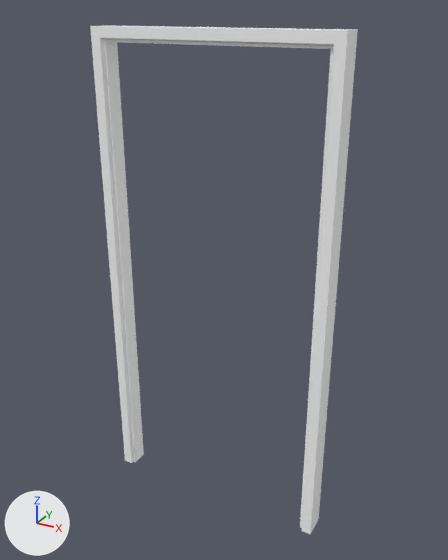
The glTF model assets/doors/doorway_3.glb as it was, and as the next commit left it.
Before and after are seen from a camera (50 mm lens) standing at (1.18, -0.06, 2.15) and looking at (0.02, 2.04, 1.1). Arrows for +X, +Y and +Z are at lower left; the lights stay in place. Where no turn or scale is listed for an object, it has been applied to the vertices.

Names of what the first picture shows: 'doorway_3'.
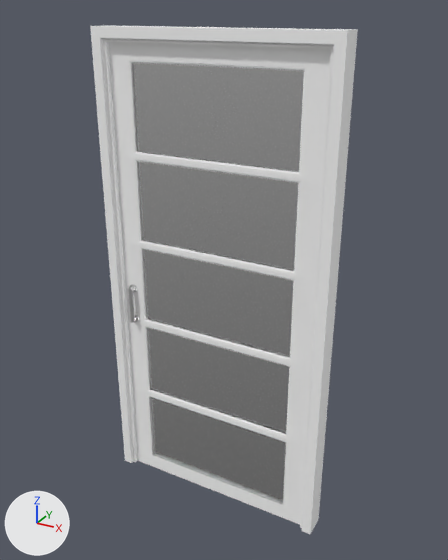
Commit message: update door assets

Boxes [x1, y1, x2, y2] around the edits, measured in the pictures (448 x 560 px):
'doorway_door_3', added
    after: [109, 42, 331, 524]
    faces in mat_glass_material (white #e7e7e7): [132, 63, 304, 502]
    faces in mat_frame_material (white #ffffff): [109, 42, 331, 524]
'doorway_handle_3', added
    after: [128, 285, 139, 322]

Edits to the bpy script that builds the scene:
```text
Add mat_metal_material:
    mat_metal_material = principled_material('Metal_Material')
    mat_metal_material.base_color = (0.8, 0.8, 0.8)  # white #e7e7e7
    mat_metal_material.metallic = 1.0
    mat_metal_material.roughness = 0.3
Add mat_glass_material:
    mat_glass_material = principled_material('Glass_Material')
    mat_glass_material.base_color = (0.8, 0.8, 0.8)  # white #e7e7e7
    mat_glass_material.roughness = 0.1
    mat_glass_material.ior = 1.45
    mat_glass_material.transmission_weight = 1.0
Add me_mesh_008:
    me_mesh_008.from_pydata(...)  # 144 vertices, 288 faces; spans x -0.43..-0.392, y 1.955..2.045, z 0.821..1.009
    me_mesh_008.materials.append(mat_metal_material)  # white #e7e7e7
Add me_mesh_007:
    me_mesh_007.from_pydata(...)  # 116 vertices, 244 faces; spans x -0.46..0.46, y 1.98..2.02, z 0.0..2.03
    # faces by material slot: [232, 12]
    me_mesh_007.materials.append(mat_frame_material)  # white #ffffff
    me_mesh_007.materials.append(mat_glass_material)  # white #e7e7e7
Add ob_doorway_handle_3:
    ob_doorway_handle_3 = bpy.data.objects.new('doorway_handle_3', me_mesh_008)
    ob_doorway_handle_3.location = (0.0, 0.0, 0.0)
Add ob_doorway_door_3:
    ob_doorway_door_3 = bpy.data.objects.new('doorway_door_3', me_mesh_007)
    ob_doorway_door_3.location = (0.0, 0.0, 0.0)
```
